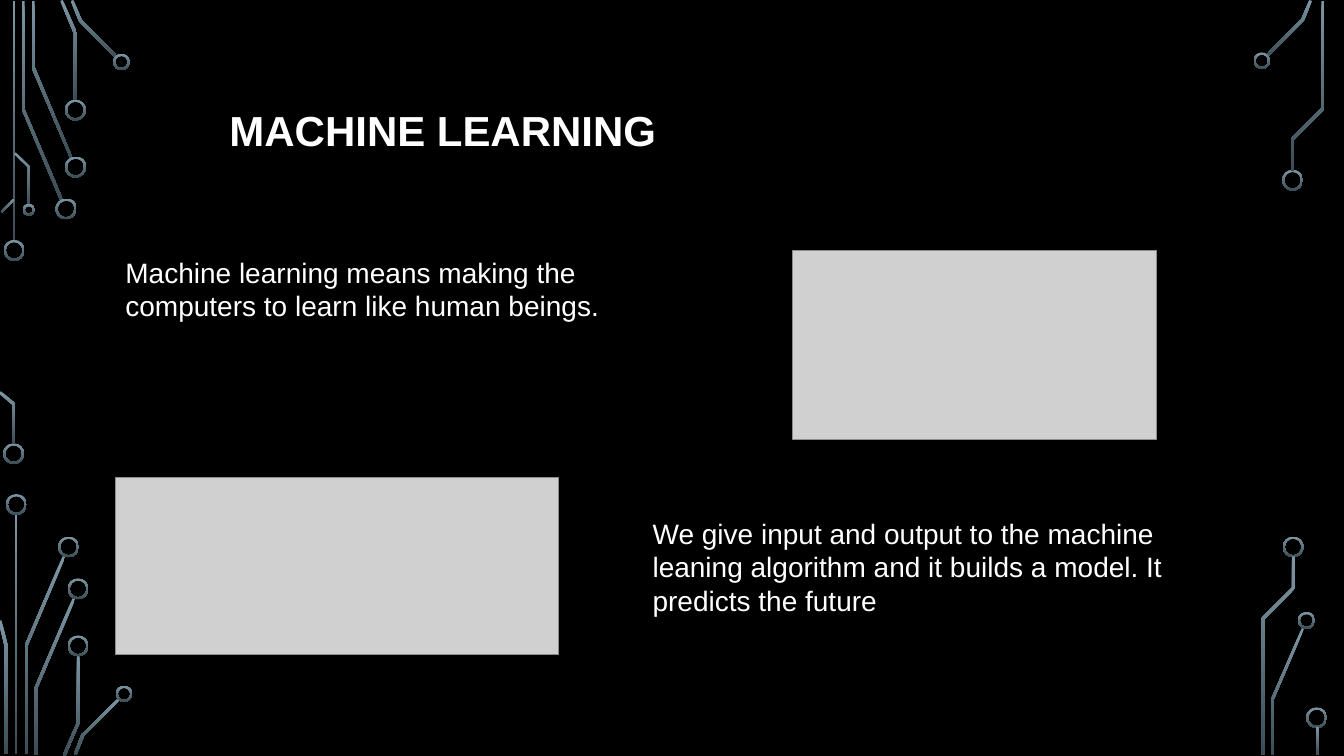
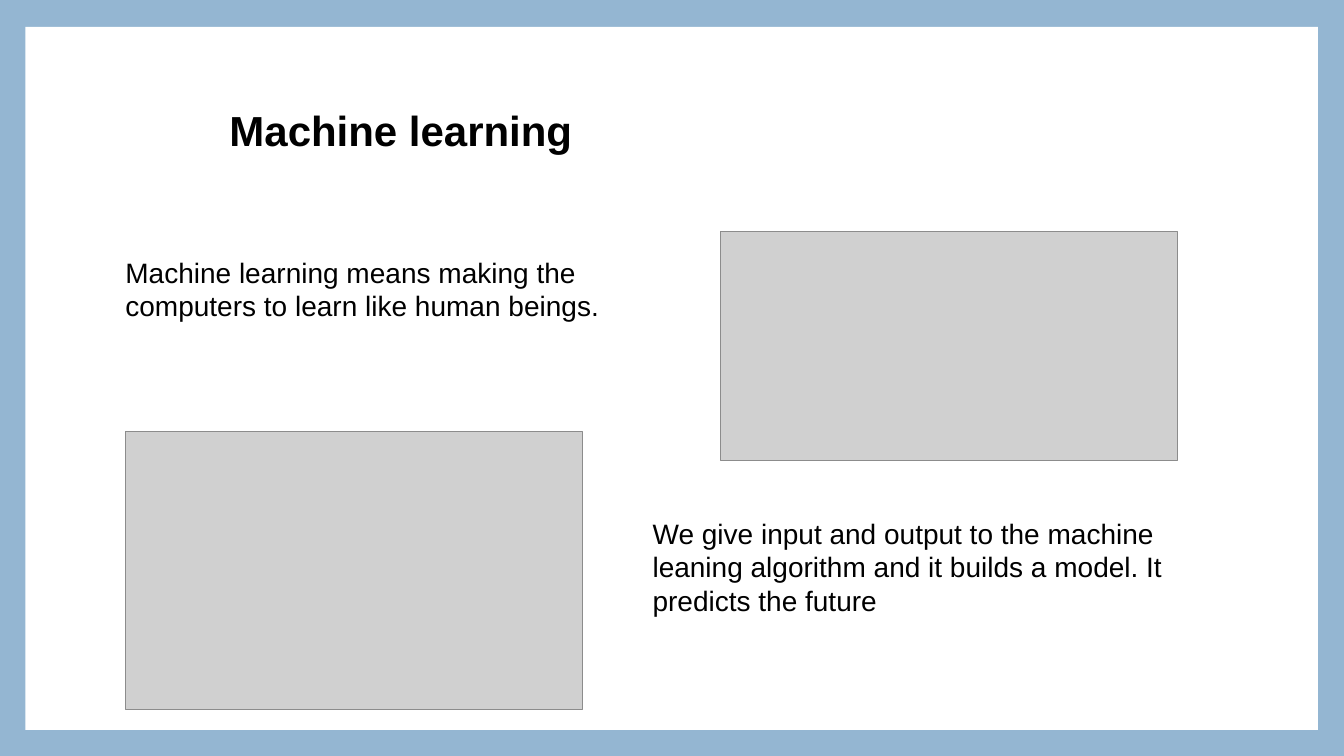
Before and after one commit to Akshaykumar2004/Aigle_Assignment6, a slide deck: slide 4 of AgileProject.pptx. Drawn at 1344x756 pixels with LibreOffice and Linux fonts; fonts in the diff are those of the drawing; grey boxes stand for pictures; background and template pictures are left out. Boxes give left, top, right and bottom in pixels: in the first picture for what was removed or moved away, otherwise in the second. Text is boxed around its words. In the diff, an @@ line names an element or a change of style, - is before the commit and + after.

```diff
--- a/AgileProject.pptx
+++ b/AgileProject.pptx
@@ background picture (left out) to #94B6D2 @@
@@ rectangle added at box(25, 27, 1318, 730), fill #FFFFFF @@
@@ title at box(229, 115, 572, 155): text changed; text colour #FFFFFF to #000000 @@
-MACHINE LEARNING
+Machine learning
@@ picture: place and size @@
-picture at box(793, 250, 1157, 440)
+picture at box(721, 231, 1178, 460)
@@ text "Machine learning means making the ..." at box(125, 262, 598, 321): text colour #FFFFFF to #000000 @@
@@ picture: place and size @@
-picture at box(116, 478, 560, 655)
+picture at box(126, 432, 583, 710)
@@ text "We give input and output ..." at box(653, 523, 1162, 616): text colour #FFFFFF to #000000 @@
@@ group removed at box(0, 0, 1328, 756): 33 freeform shapes, 3 rectangles @@
```
Also in this commit, not shown: 16 other slides changed, 3 other files.
